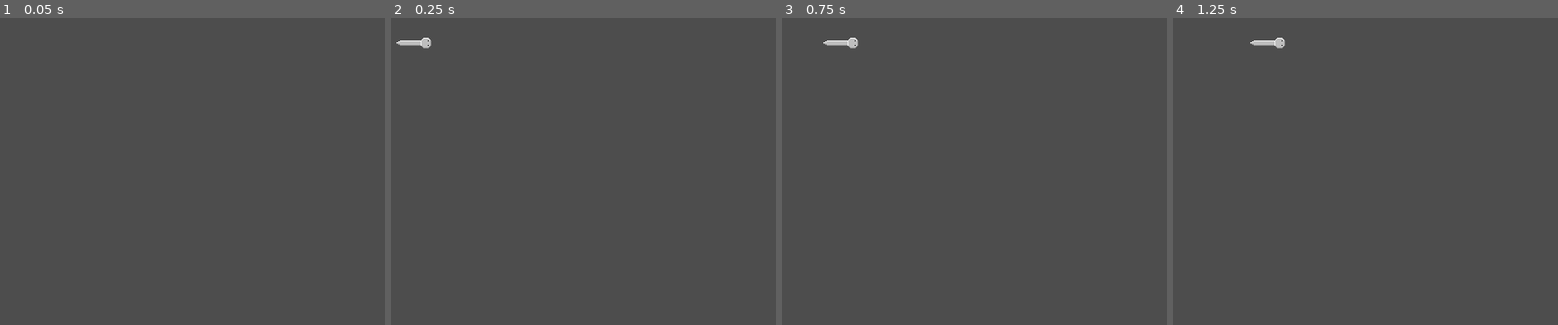
Above: before the commit, frames 1-4 (left to right).
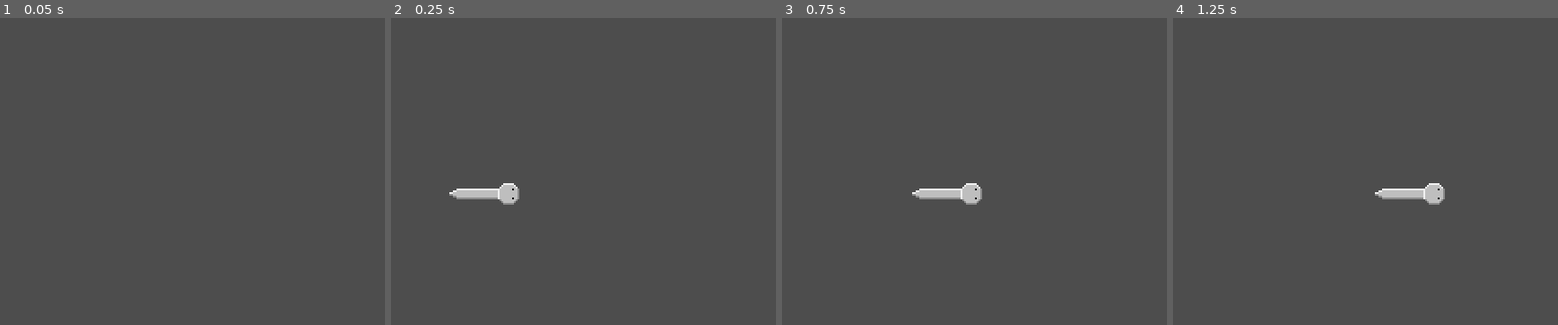
Above: after the commit, the same moments.

Repository: Carl0s4321/Snake
Game: Godot game, scene res://main.tscn
Same seed, same stepped clock (60 frames per second), same inputs: the game is played once before the commit and once after it.
Inputs:
- Up to frame 1 (0.05 s): no input
- Up to frame 2 (0.25 s): no input
- Up to frame 3 (0.75 s): hold Right (ui_right) from 0.53 s (still down)
- Up to frame 4 (1.25 s): keep holding Right (ui_right)

Frame 1 is identical in both runs. In frame 2, 0.9% of the frame differs, in the area x 1-34%, y 6-61%; in frame 3, 0.9%; in frame 4, 0.9%.

Commit message:
fix overlapping movement

Diff:
--- a/main.gd
+++ b/main.gd
@@ -55,7 +55,7 @@
 
 var snake_body = [Vector2(5,10),Vector2(4,10),Vector2(3,10),Vector2(2,10)]
 var snake_direction  = Vector2(1,0)
-
+var previous_direction = "right"
 func draw_snake():
 	#for block in snake_body:
 		#$SnakeApple.set_cell(0, Vector2i(block.x, block.y), SNAKE, Vector2i(3,0), 0)
@@ -67,13 +67,16 @@
 			var head_dir = relation2(snake_body[0], snake_body[1])
 			if head_dir == 'right':
 				$SnakeApple.set_cell(0, Vector2i(block.x, block.y), SNAKE_PARTS["head-move-right"], Vector2i(0,0), 0)
+				previous_direction = "right"
 			elif head_dir == 'left':
 				$SnakeApple.set_cell(0, Vector2i(block.x, block.y), SNAKE_PARTS["head-move-left"], Vector2i(0,0), 0)
+				previous_direction = "left"
 			elif head_dir == 'up':
 				$SnakeApple.set_cell(0, Vector2i(block.x, block.y), SNAKE_PARTS["head-move-up"], Vector2i(0,0), 0)
+				previous_direction = "up"
 			elif head_dir == 'down':
 				$SnakeApple.set_cell(0, Vector2i(block.x, block.y), SNAKE_PARTS["head-move-down"], Vector2i(0,0), 0)
-
+				previous_direction = "down"
 
 		#head -> body
 		elif block_index == 1:
@@ -202,14 +205,15 @@
 		$SnakeApple.set_cell(0, Vector2i(cell.x,cell.y), -1)
 
 func _input(event):
-	if Input.is_action_just_pressed("ui_up"):
+	if Input.is_action_just_pressed("ui_up") and previous_direction != "down":
 		snake_direction = Vector2(0, -1)
-	if Input.is_action_just_pressed("ui_left"):
+	elif Input.is_action_just_pressed("ui_down") and previous_direction != "up":
+		snake_direction = Vector2(0, 1)
+	elif Input.is_action_just_pressed("ui_left") and previous_direction != "right":
 		snake_direction = Vector2(-1, 0)
-	if Input.is_action_just_pressed("ui_right"):
+	elif Input.is_action_just_pressed("ui_right") and previous_direction != "left":
 		snake_direction = Vector2(1, 0)
-	if Input.is_action_just_pressed("ui_down"):
-		snake_direction = Vector2(0, 1)
+
 
 func _ready():
 	pass
--- a/main.tscn
+++ b/main.tscn
@@ -14,4 +14,8 @@
 wait_time = 0.2
 autostart = true
 
+[node name="Camera2D" type="Camera2D" parent="."]
+position = Vector2(200, 200)
+zoom = Vector2(2, 2)
+
 [connection signal="timeout" from="SnakeTick" to="." method="_on_snake_tick_timeout"]
